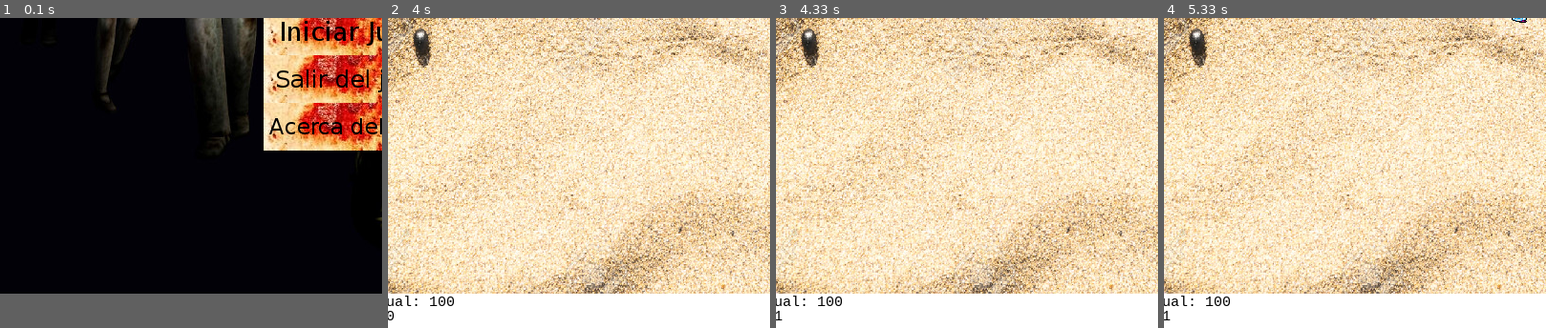
Above: before the commit, frames 1-4 (left to right).
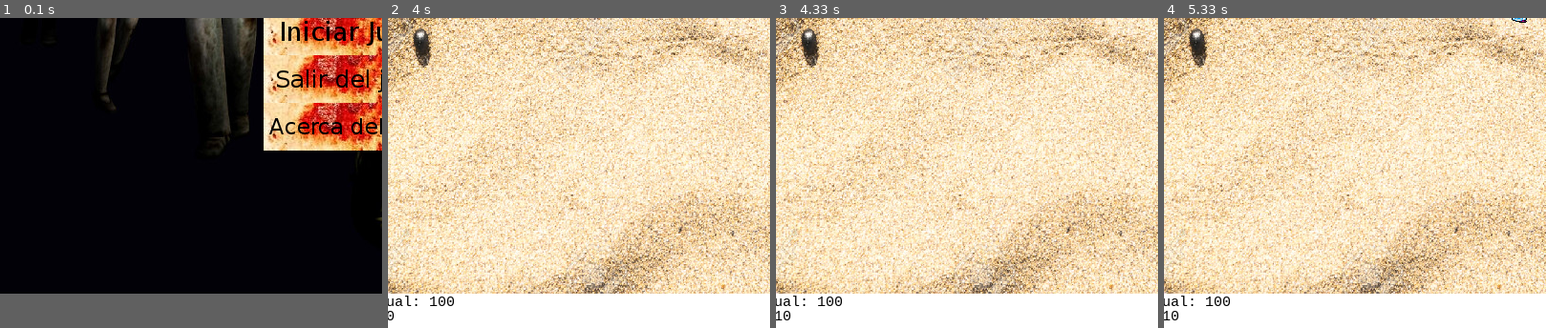
Above: after the commit, the same moments.

Repository: carolinajimenez26/zombiesgame_pygame2d
Game: pygame game, started from main.py
Two runs of this game, one before a commit and one after it. Both use one fixed random seed, a clock stepped at 60 frames per second and the inputs below. The source is Python 2; it was converted automatically to run under Python 3.
Inputs (mouse positions are % of the whole screen's width and height, from its top left):
- Up to frame 1 (0.1 s): no input
- Up to frame 2 (4 s): click (62, 50) at 0.38 s; hold D 0.67-1.13 s; move the mouse to (65, 15) at 0.7 s; hold W 1.17-1.47 s; tap Space at 1.23, 1.57, 1.87, 2.07, 2.37, 2.63, 2.97, 3.27, 3.4, 3.8 s; hold D 1.5-1.97 s; hold A 2-2.53 s; hold S 2.57-2.87 s; hold A 2.9-3.3 s; hold W 3.33-3.7 s; hold D from 3.73 s (still down)
- Up to frame 3 (4.33 s): keep holding D; tap Space at 4.1 s
- Up to frame 4 (5.33 s): release D at 4.37 s; hold S 4.4-4.77 s; tap Space at 4.47, 4.87, 5.17 s; hold A 4.8-5.27 s; hold D from 5.3 s (still down)
The pictures show only the part of the screen within x 9-59%, y 48-98%; the shares and areas given below are measured in that part.

Frames 1-2 are identical in both runs. In frame 3, less than 0.1% of the frame differs, in the area x 2-4%, y 94-98%; in frame 4, less than 0.1%.

Commit message:
Cambios minimos.

Diff:
--- a/game.py
+++ b/game.py
@@ -83,7 +83,7 @@
         for event in events:
 
             if event.type  == pygame.QUIT:
-                terminar=True
+                terminar = True
 
             if event.type == pygame.KEYDOWN:
                 if event.key == pygame.K_SPACE:
@@ -178,7 +178,7 @@
 			for impacto in ls_impactos:
 				ls_balaj.remove(b)
 				ls_todos.remove(b)
-				magician.setScore(1)
+				magician.setScore(10)
 
 
         for enemigo in ls_enemigos:
